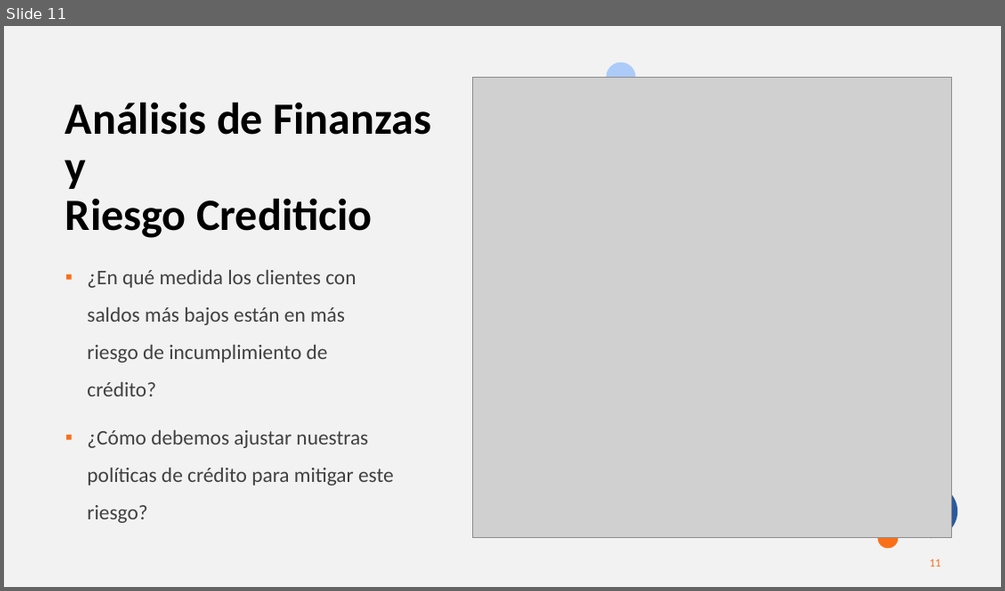
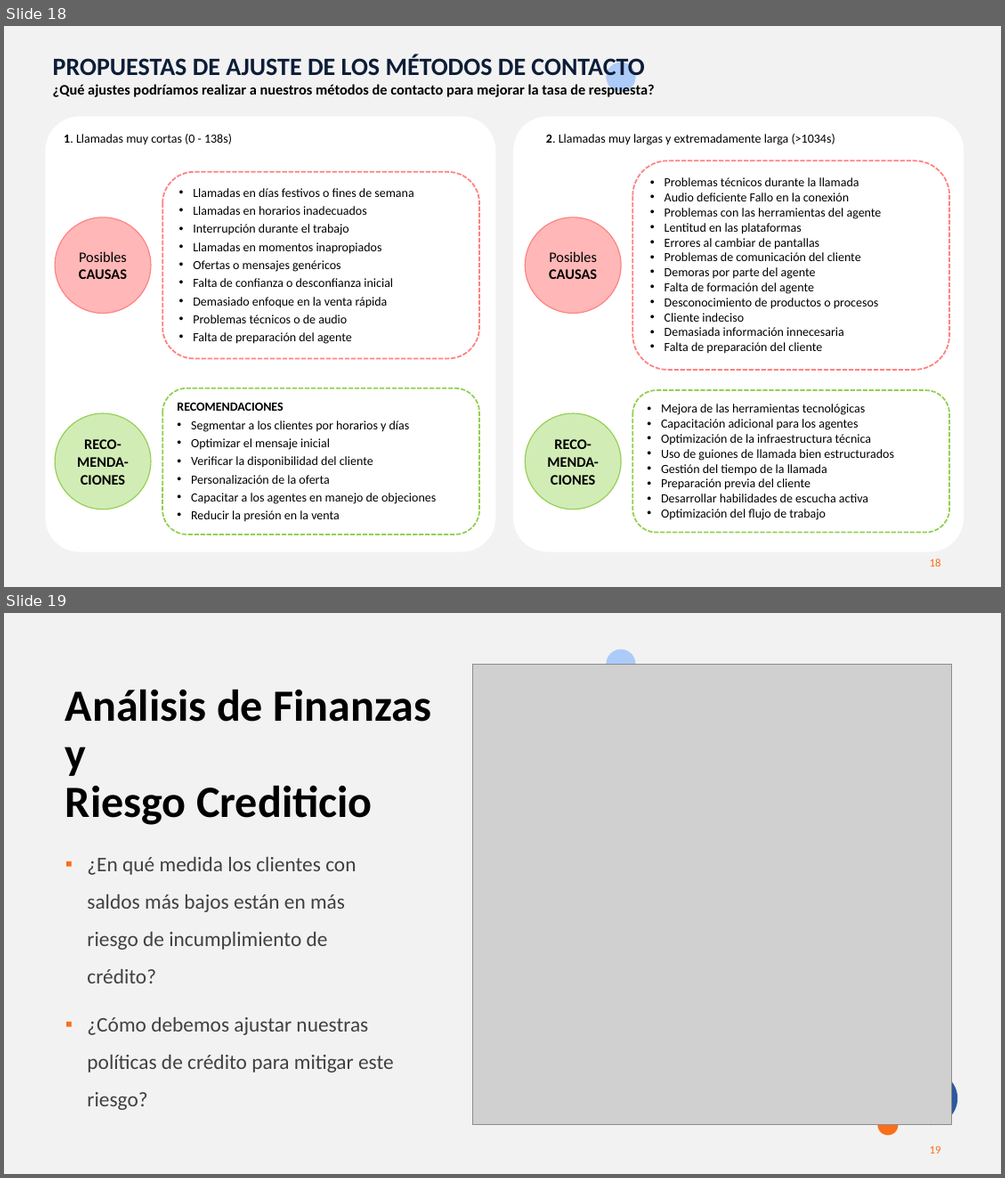
Before and after one commit to MarinaTorba/PersonalDataProrjects, a slide deck: Equip_B/results/D1_presentacion_Cliente.pptx. Shown one above the other, each under a label of ours: slide 11 before the commit, slides 18 and 19 after it. The pictures are 1005x591 and 1005x1178 pixels, drawn with LibreOffice and Linux fonts; fonts in the diff are those of the drawing; grey boxes stand for pictures. Boxes give left, top, right and bottom in pixels: in the first picture for what was removed or moved away, otherwise in the second. Text is boxed around its words. In the diff, an @@ line names an element or a change of style, - is before the commit and + after.

Commit message:
presantecion cliente

```diff
--- a/Equip_B/results/D1_presentacion_Cliente.pptx
+++ b/Equip_B/results/D1_presentacion_Cliente.pptx
@@ slide 18 added at (4, 26, 1001, 587), background #F2F2F2; not listed: 2 template elements that a slide beside it also shows @@
@@ text added at (53, 54, 655, 97), 14 pt, text #000000, bold @@
+PROPUESTAS DE AJUSTE DE LOS MÉTODOS DE CONTACTO
+¿Qué ajustes podríamos realizar a nuestros métodos de contacto para mejorar la tasa de respuesta?
@@ rounded rectangle added at (45, 117, 495, 552), fill #FFFFFF @@
@@ rounded rectangle added at (513, 117, 963, 552), fill #FFFFFF @@
@@ text added at (64, 134, 232, 145), 12 pt, text #000000 @@
+1. Llamadas muy cortas (0 - 138s)
@@ text added at (546, 134, 835, 145), 12 pt, text #000000 @@
+2. Llamadas muy largas y extremadamente larga (>1034s)
@@ rounded rectangle added at (162, 172, 479, 359), outline #FF8181 1.5 pt dashed, 12 pt, text #000000 @@
+• Llamadas en días festivos o fines de semana
+• Llamadas en horarios inadecuados
+• Interrupción durante el trabajo
+• Llamadas en momentos inapropiados
+• Ofertas o mensajes genéricos
+• Falta de confianza o desconfianza inicial
+• Demasiado enfoque en la venta rápida
+• Problemas técnicos o de audio
+• Falta de preparación del agente
@@ rounded rectangle added at (633, 160, 950, 370), outline #FF8181 1.5 pt dashed, 12 pt, text #000000 @@
+• Problemas técnicos durante la llamada
+• Audio deficiente Fallo en la conexión
+• Problemas con las herramientas del agente
+• Lentitud en las plataformas
+• Errores al cambiar de pantallas
+• Problemas de comunicación del cliente
+• Demoras por parte del agente
+• Falta de formación del agente
+• Desconocimiento de productos o procesos
+• Cliente indeciso
+• Demasiada información innecesaria
+• Falta de preparación del cliente
@@ ellipse added at (55, 217, 151, 313), fill #FFB7B7, outline #FF8181 1 pt, 14 pt, text #000000 @@
+Posibles CAUSAS
@@ ellipse added at (526, 217, 621, 313), fill #FFB7B7, outline #FF8181 1 pt, 14 pt, text #000000 @@
+Posibles CAUSAS
@@ rounded rectangle added at (162, 388, 479, 534), outline #92D050 1.5 pt dashed, 12 pt, text #000000 @@
+RECOMENDACIONES
+• Segmentar a los clientes por horarios y días
+• Optimizar el mensaje inicial
+• Verificar la disponibilidad del cliente
+• Personalización de la oferta
+• Capacitar a los agentes en manejo de objeciones
+• Reducir la presión en la venta
@@ rounded rectangle added at (633, 390, 950, 532), outline #92D050 1.5 pt dashed, 12 pt, text #000000 @@
+• Mejora de las herramientas tecnológicas
+• Capacitación adicional para los agentes
+• Optimización de la infraestructura técnica
+• Uso de guiones de llamada bien estructurados
+• Gestión del tiempo de la llamada
+• Preparación previa del cliente
+• Desarrollar habilidades de escucha activa
+• Optimización del flujo de trabajo
@@ ellipse added at (55, 413, 151, 509), fill #D2ECB6, outline #92D050 1 pt, 14 pt, text #000000, bold @@
+RECO-MENDA-CIONES
@@ ellipse added at (526, 413, 621, 509), fill #D2ECB6, outline #92D050 1 pt, 14 pt, text #000000, bold @@
+RECO-MENDA-CIONES
@@ rectangle added at (4, 549, 213, 587), fill #F2F2F2 @@
@@ what was slide 11 is now slide 19 @@
@@ page number at (930, 1145, 941, 1153): text changed @@
-11
+19
```
Also in this commit, not shown: 10 slides changed, 11 other slides added, 3 slides removed.
